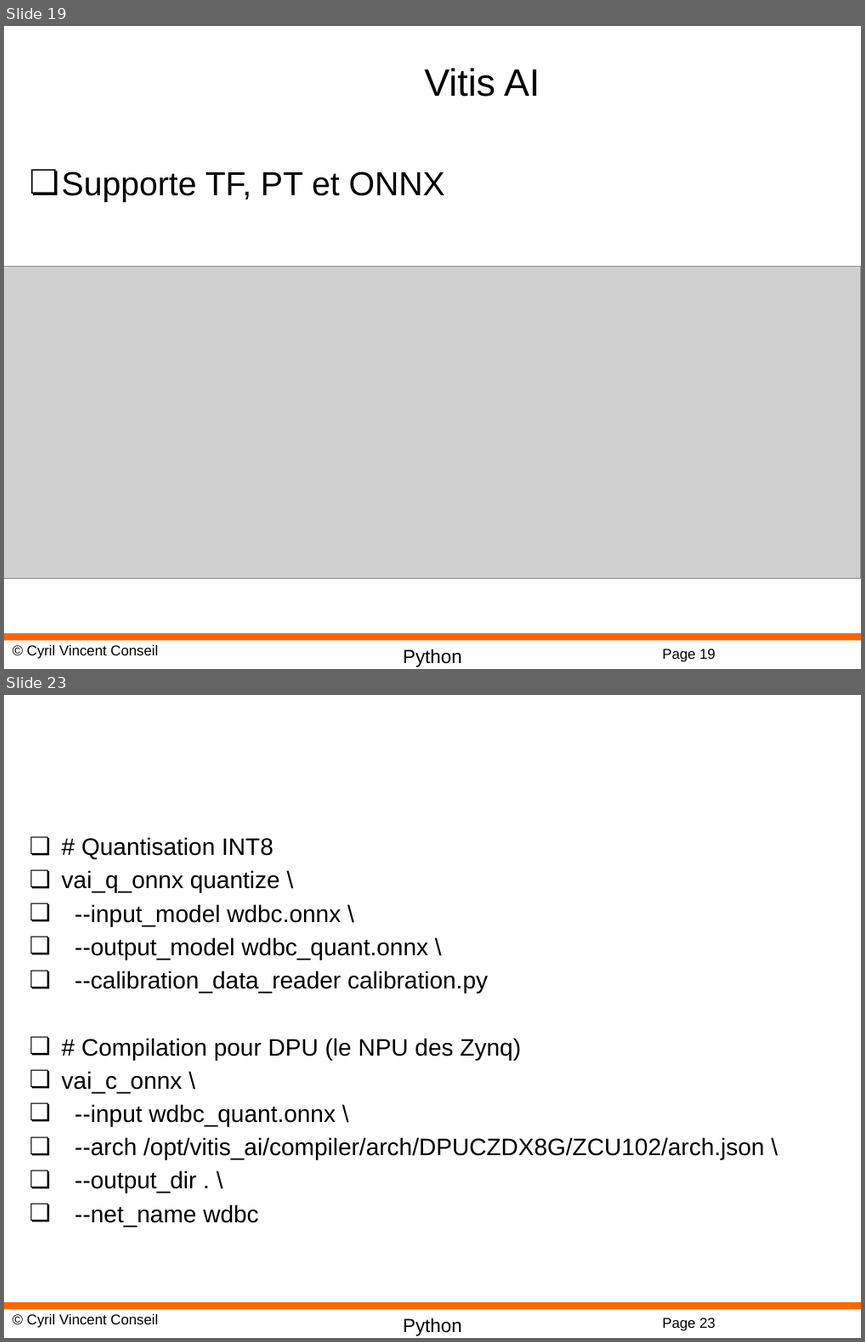
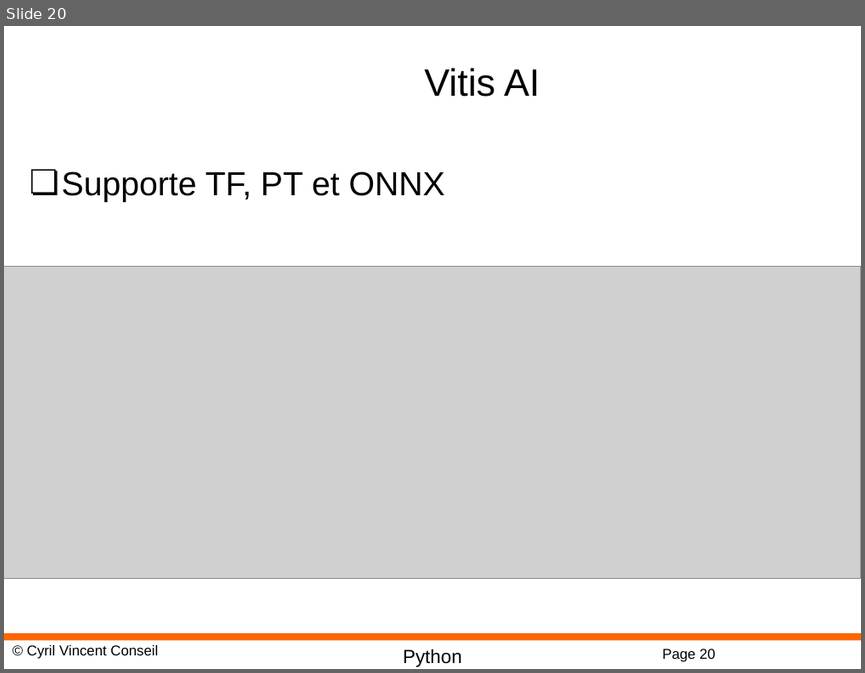
Before and after one commit to cyrilvincent/iot-ai, a slide deck: ppt/IoTAI31-FPGA.pptx. Shown one above the other, each under a label of ours: slides 19 and 23 before the commit, slide 20 after it; the slides between them are not shown. The pictures are 865x1342 and 865x673 pixels, drawn with LibreOffice and Linux fonts; fonts in the diff are those of the drawing; grey boxes stand for pictures; background and template pictures are left out. Boxes give left, top, right and bottom in pixels: in the first picture for what was removed or moved away, otherwise in the second. Text is boxed around its words. In the diff, an @@ line names an element or a change of style, - is before the commit and + after.

Commit message:
vitis

```diff
--- a/ppt/IoTAI31-FPGA.pptx
+++ b/ppt/IoTAI31-FPGA.pptx
@@ slide 23 removed at box(4, 695, 861, 1338), background #FFFFFF; not listed: 4 template elements that a slide beside it also shows @@
@@ text removed at box(62, 837, 764, 1226) @@
-❏ # Quantisation INT8
-❏ vai_q_onnx quantize \
-❏ --input_model wdbc.onnx \
-❏ --output_model wdbc_quant.onnx \
-❏ --calibration_data_reader calibration.py
-❏ # Compilation pour DPU (le NPU des Zynq)
-❏ vai_c_onnx \
-❏ --input wdbc_quant.onnx \
-❏ --arch /opt/vitis_ai/compiler/arch/DPUCZDX8G/ZCU102/arch.json \
-❏ --output_dir . \
-❏ --net_name wdbc
@@ what was slide 19 is now slide 20 @@
@@ page number at box(662, 648, 715, 662): text changed @@
-Page 19
+Page 20
```
Also in this commit, not shown: 1 slide changed, 1 slide added, 3 other slides removed, 2 other files.
